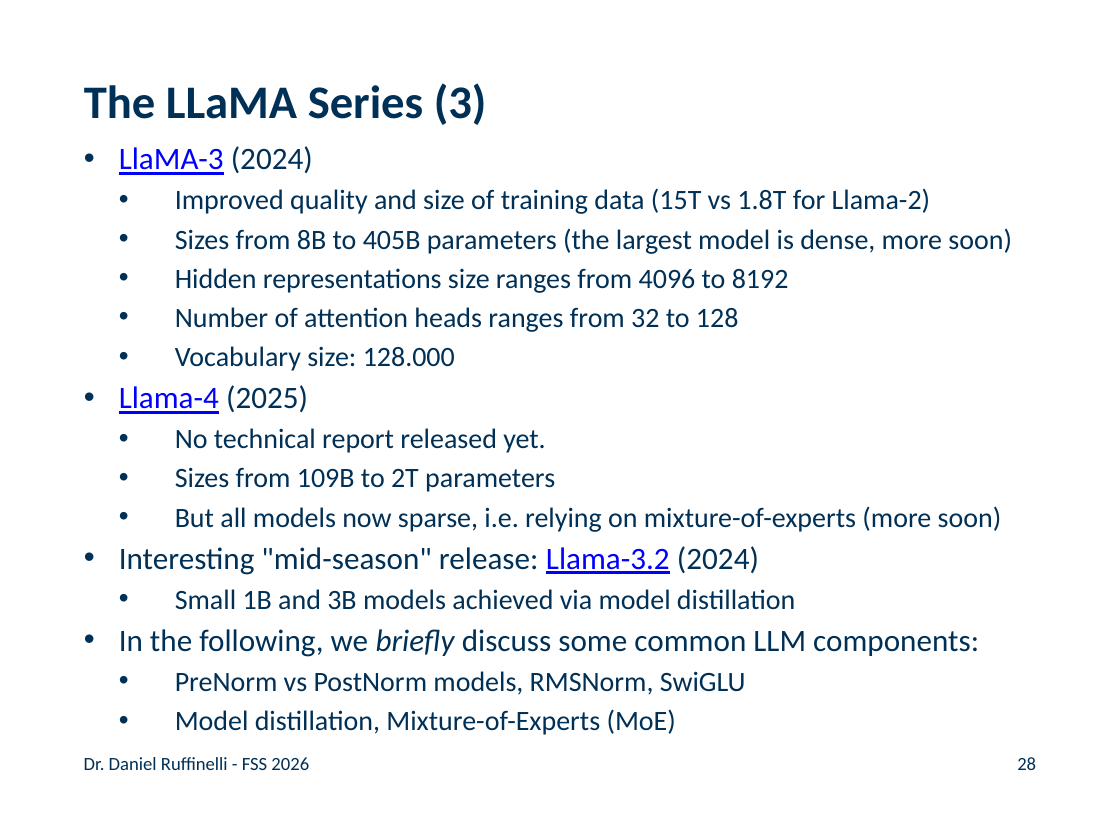
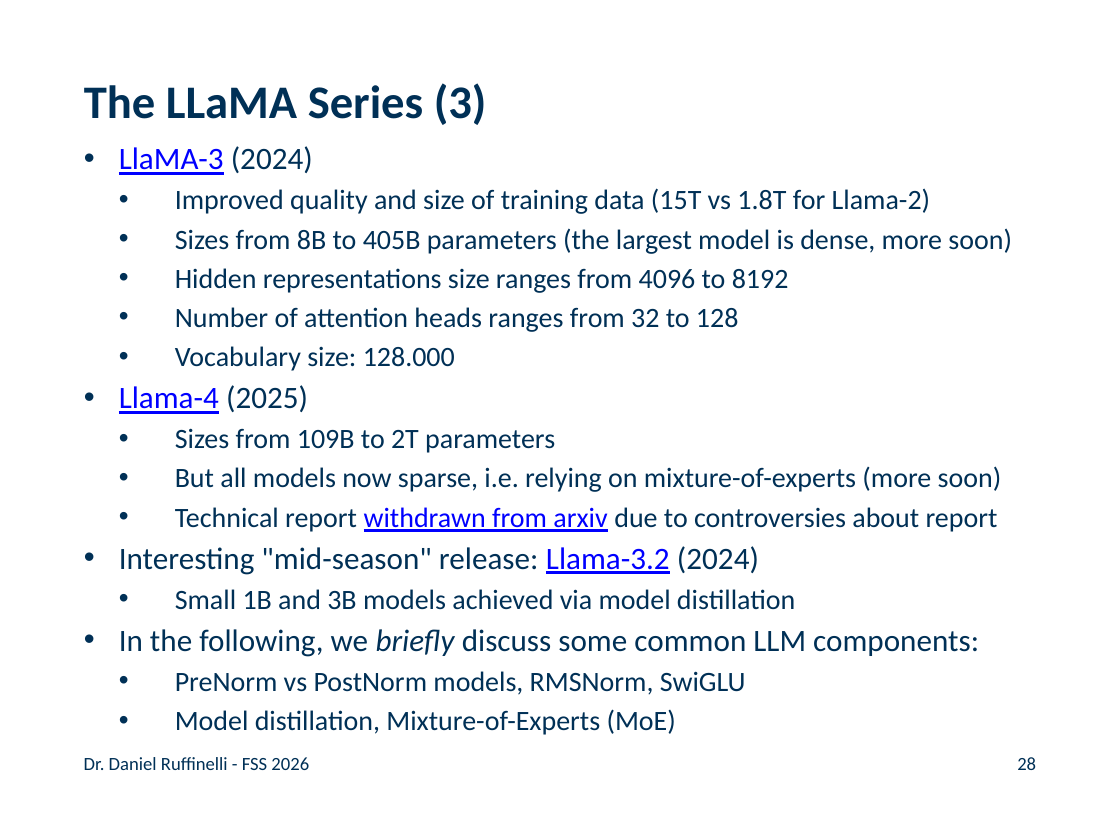
Before and after one commit to rufex2001/teaching_llms, a slide deck: slide 28 of lectures/07_llms/07_llms.pptx. Drawn at 1120x840 pixels with LibreOffice and Linux fonts; fonts in the diff are those of the drawing; background and template pictures are left out. Boxes give left, top, right and bottom in pixels: in the first picture for what was removed or moved away, otherwise in the second. Text is boxed around its words. In the diff, an @@ line names an element or a change of style, - is before the commit and + after.

Commit message:
added slide about pre vs post training in llm lecture, removed link to course eval in multilingual nlp lecture

```diff
--- a/lectures/07_llms/07_llms.pptx
+++ b/lectures/07_llms/07_llms.pptx
@@ text at box(175, 428, 546, 453): paragraph removed @@
-  • No technical report released yet.
@@ text at box(175, 507, 998, 532): paragraph added @@
+  • Technical report withdrawn from arxiv due to controversies about report
```
Also in this commit, not shown: 1 other slide changed, 1 slide added, 3 other files.
